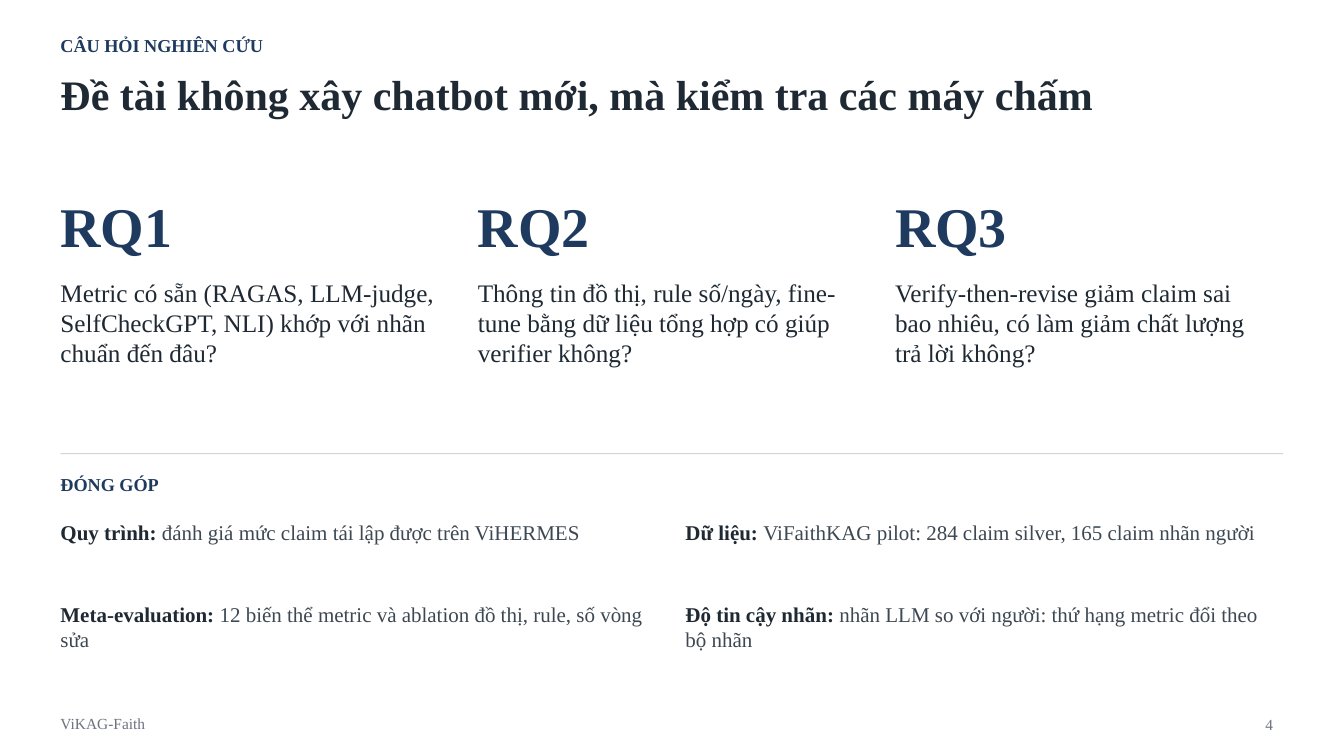
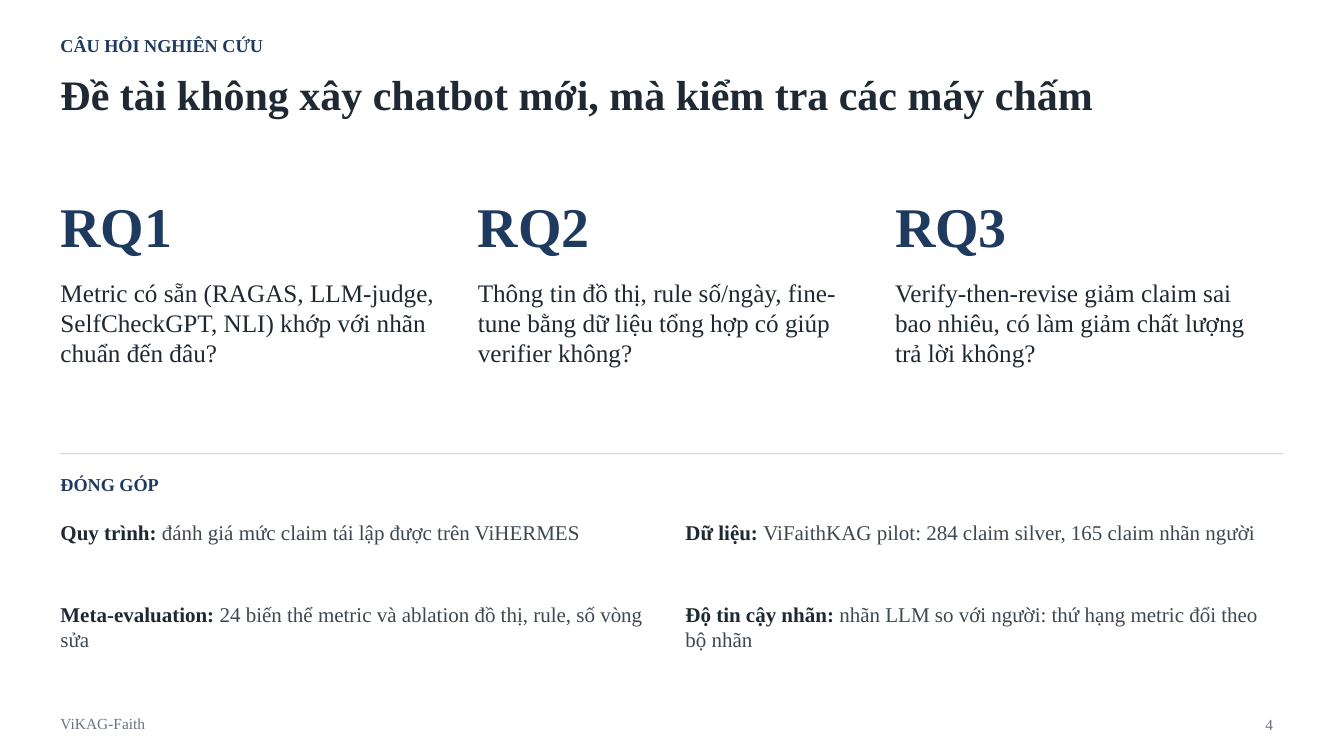
Before and after one commit to vinhha195-oss/vikag-faith, a slide deck: slide 4 of nop_bai/ViKAG-Faith_BaiBao_slide.pptx. Drawn at 1344x756 pixels with LibreOffice and Linux fonts; fonts in the diff are those of the drawing. Boxes give left, top, right and bottom in pixels: in the first picture for what was removed or moved away, otherwise in the second. Text is boxed around its words. In the diff, an @@ line names an element or a change of style, - is before the commit and + after.

```diff
--- a/nop_bai/ViKAG-Faith_BaiBao_slide.pptx
+++ b/nop_bai/ViKAG-Faith_BaiBao_slide.pptx
@@ text at (60,607,642,647): text changed @@
-Meta-evaluation: 12 biến thể metric và ablation đồ thị, rule, số vòng sửa
+Meta-evaluation: 24 biến thể metric và ablation đồ thị, rule, số vòng sửa
```
Also in this commit, not shown: 8 other files.
